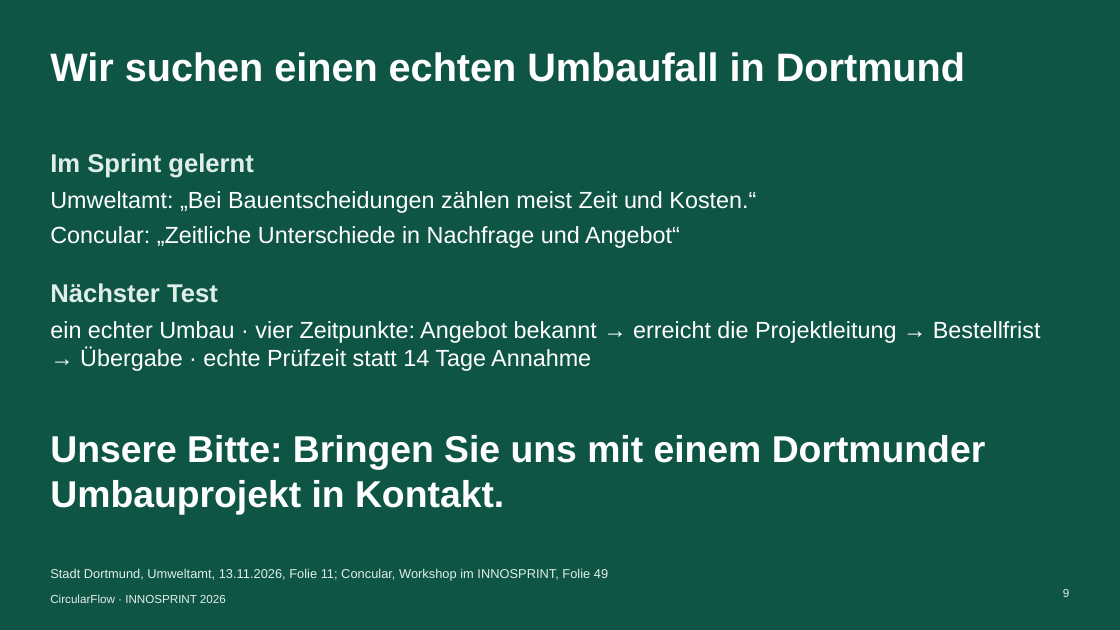
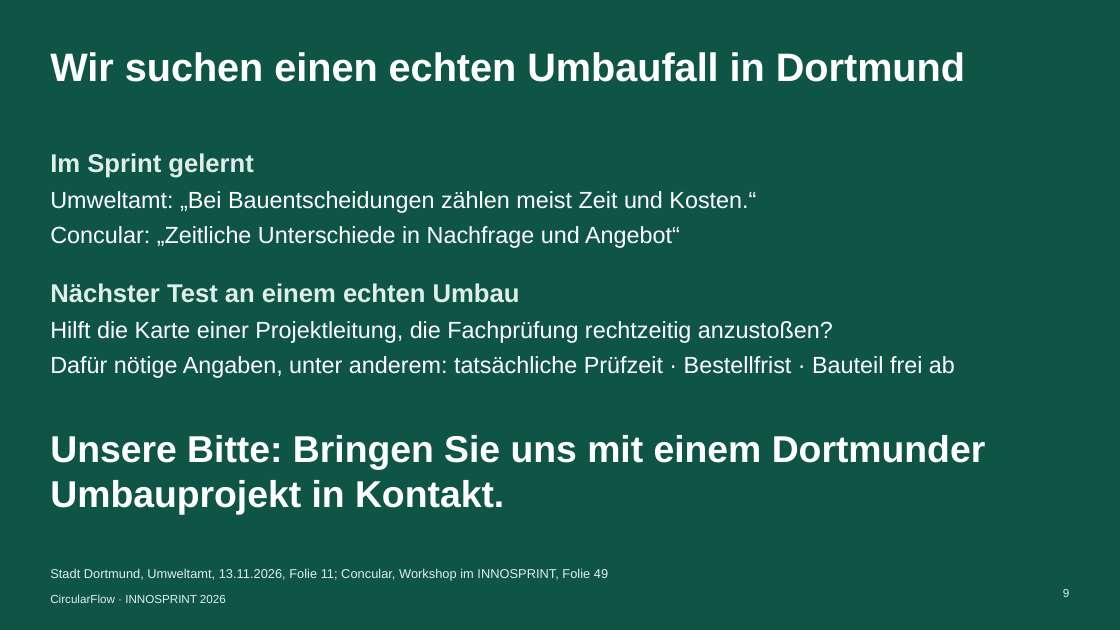
Before and after one commit to sammo3332/CircularFlow, a slide deck: slide 9 of pitch/innosprint-2026/ausgabe/abgabe-5-minuten/CircularFlow_INNOSPRINT2026_Pitch-5-Minuten.pptx. Drawn at 1120x630 pixels with LibreOffice and Linux fonts; fonts in the diff are those of the drawing. Boxes give left, top, right and bottom in pixels: in the first picture for what was removed or moved away, otherwise in the second. Text is boxed around its words. In the diff, an @@ line names an element or a change of style, - is before the commit and + after.

```diff
--- a/pitch/innosprint-2026/ausgabe/abgabe-5-minuten/CircularFlow_INNOSPRINT2026_Pitch-5-Minuten.pptx
+++ b/pitch/innosprint-2026/ausgabe/abgabe-5-minuten/CircularFlow_INNOSPRINT2026_Pitch-5-Minuten.pptx
@@ text at [50,283,520,303]: text changed @@
-Nächster Test
+Nächster Test an einem echten Umbau
@@ text at [50,321,955,378]: text changed @@
-ein echter Umbau · vier Zeitpunkte: Angebot bekannt → erreicht die Projektleitung → Bestellfrist → Übergabe · echte Prüfzeit statt 14 Tage Annahme
+Hilft die Karte einer Projektleitung, die Fachprüfung rechtzeitig anzustoßen?
+Dafür nötige Angaben, unter anderem: tatsächliche Prüfzeit · Bestellfrist · Bauteil frei ab
```
Also in this commit, not shown: 3 other slides changed, 6 other files.
